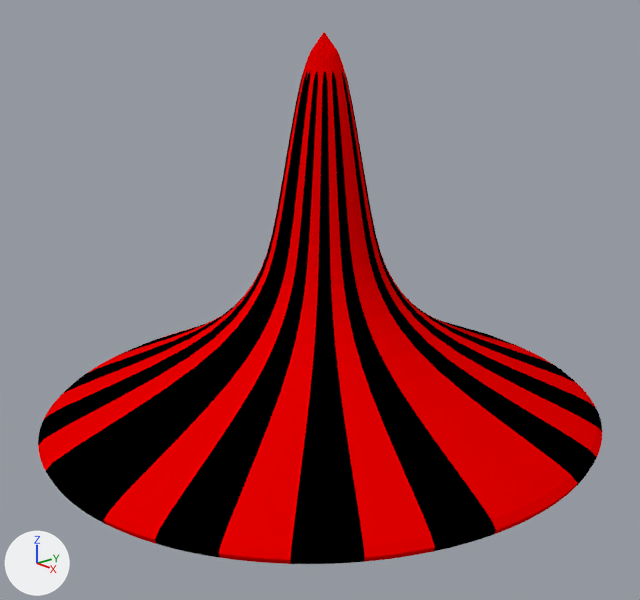
The Blender file Models/Toupie/toupie.blend, before and after one commit.
Rendered twice from a 50 mm lens placed at (4.87, -4.28, 4.38), pointed at (-0.05, 0.0, 2.29). Lighting does not change. The marker at lower left points along +X, +Y and +Z.
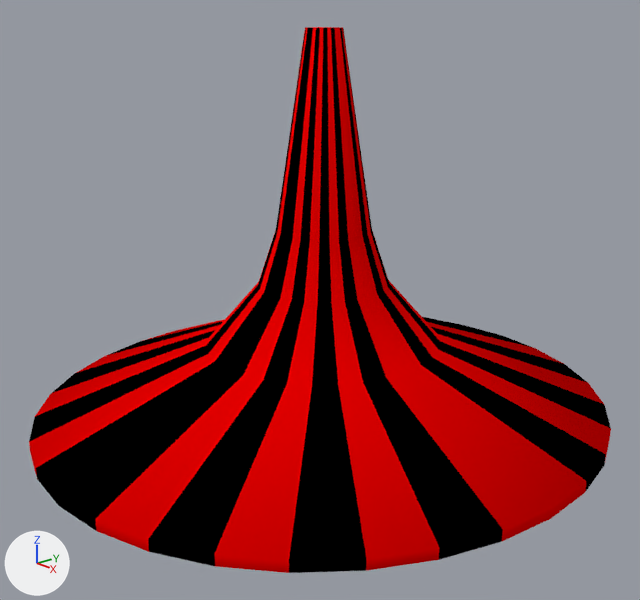
Where the change shows, as pixel boxes (x1, y1, x2, y2) in the pictures (640 x 600 px):
```json
{"object": "Cylinder", "change": "shading changed, modifiers changed", "before": [38, 32, 602, 564], "after": [29, 27, 611, 573]}
```

Scene script edits in JSON lines:
```json
{"block": "me_cylinder", "where": "me_cylinder.from_pydata(...)  # 320 vertices, 289 faces; spans x -6.13..6.13, y -6.13..6.13, z -1.61..2.65"}
{"block": "me_cylinder", "where": "# used by ob_cylinder; location = (0.0, 0.0, 1.648); scale = (0.35, 0.367, 1.0)"}
{"block": "me_cylinder", "change": "me_cylinder part 1: all faces are now shaded smooth (289 of 289 changed)"}
{"op": "remove", "block": "ob_cylinder", "code": "_m = ob_cylinder.modifiers.new('Subsurf', 'SUBSURF')"}
{"op": "remove", "block": "ob_cylinder", "code": "_m.levels = 2"}
```
